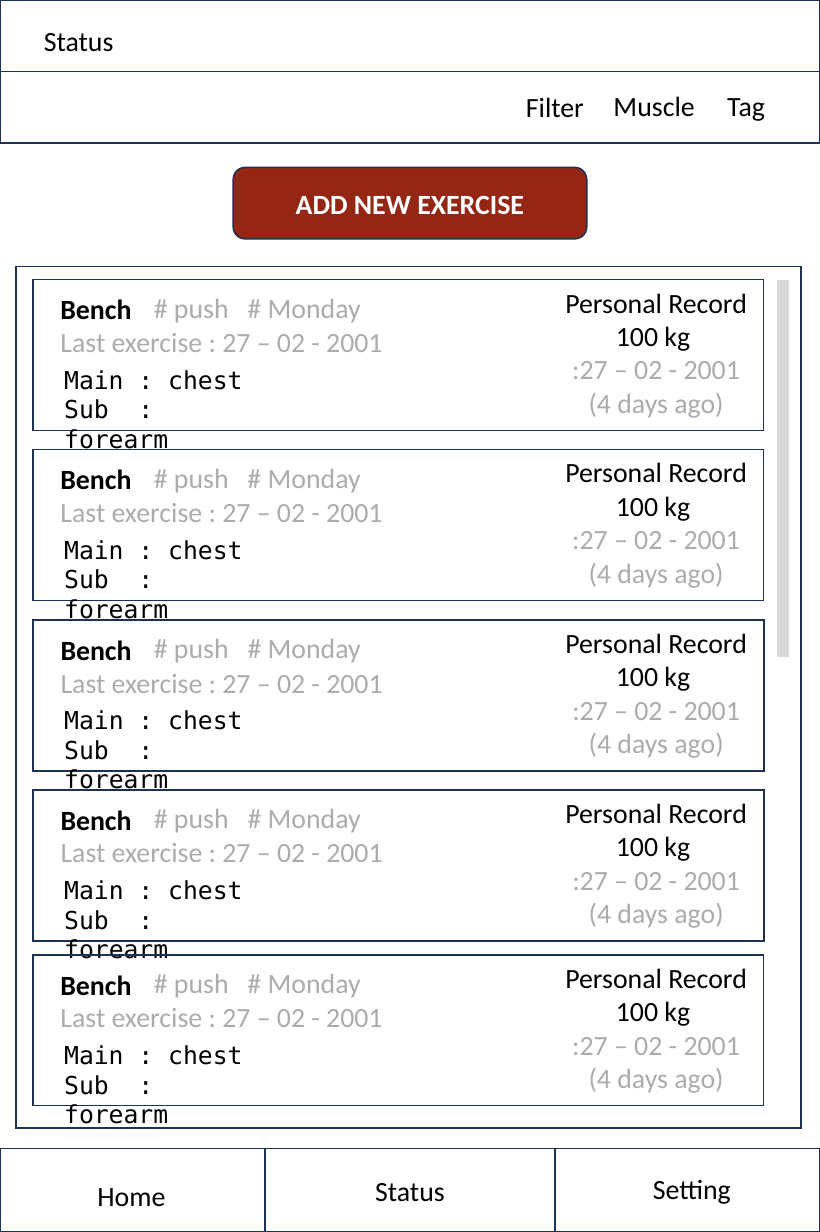
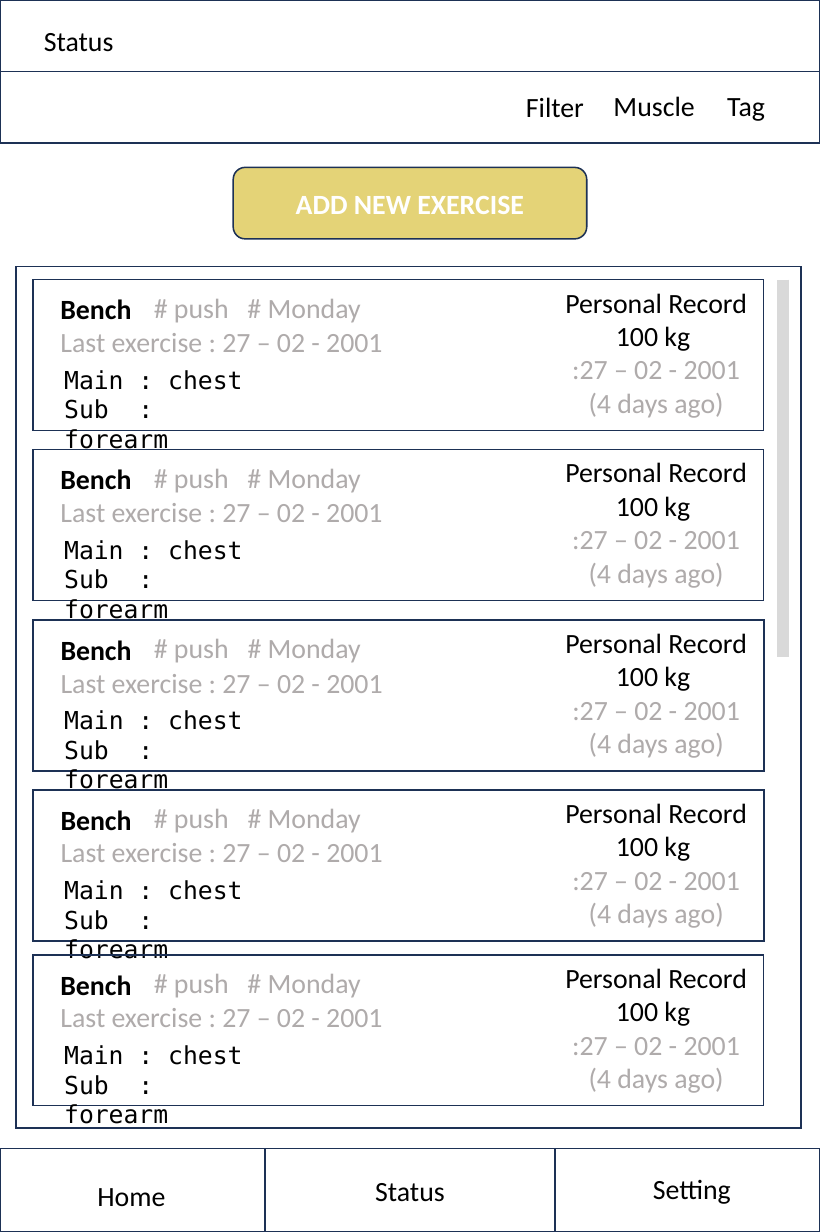
Before and after one commit to JeeIn-Park/Training-Tracker-Workout-Monitoring, a slide deck: slide 5 of doc/plan/version 2.pptx (slide 4 before the commit). Drawn at 820x1232 pixels with LibreOffice and Linux fonts; fonts in the diff are those of the drawing. Boxes give left, top, right and bottom in pixels: in the first picture for what was removed or moved away, otherwise in the second. Text is boxed around its words. In the diff, an @@ line names an element or a change of style, - is before the commit and + after.

```diff
--- a/doc/plan/version 2.pptx
+++ b/doc/plan/version 2.pptx
@@ rounded rectangle "ADD NEW EXERCISE" at box(233, 167, 586, 238): fill #952613 to #E4D377 @@
```
Also in this commit, not shown: 2 other slides changed, 1 slide added, 6 other files.
